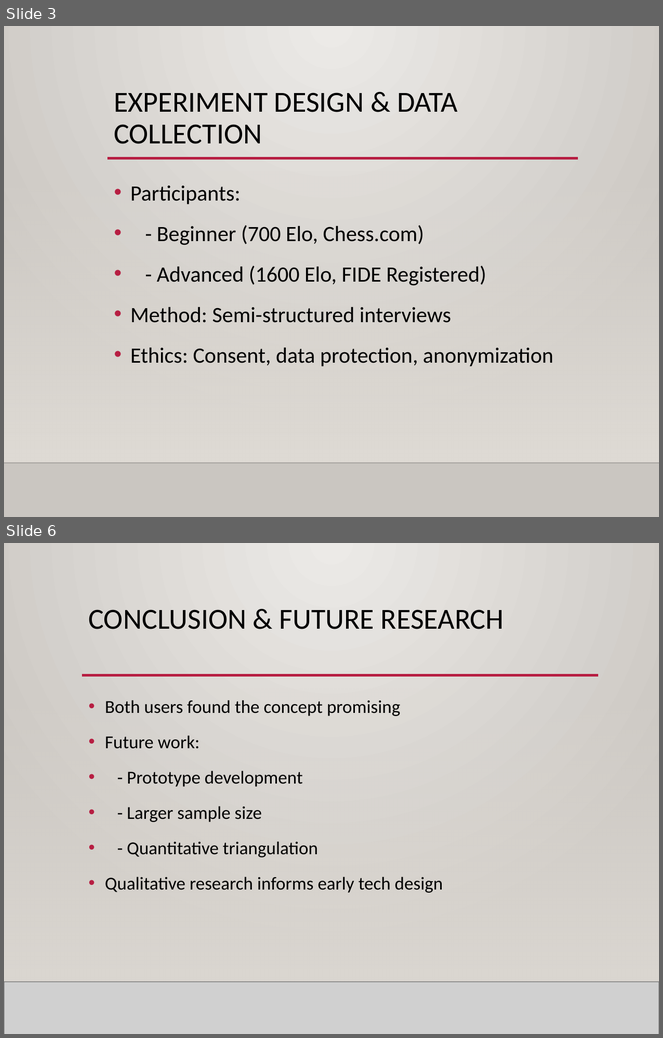
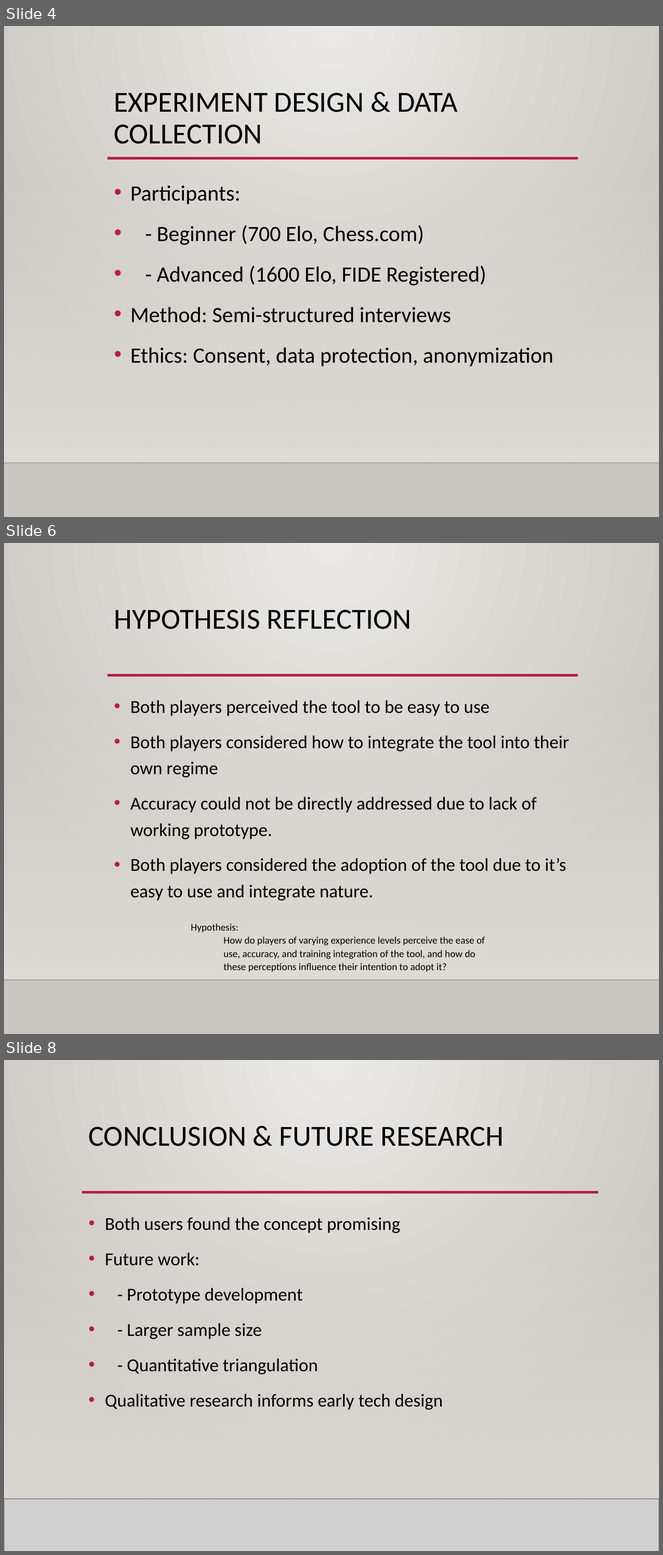
Before and after one commit to LeeLawliet/24_25_RD2, a slide deck: Oral_Review_Presentation_Lee_Xerri.pptx. Shown one above the other, each under a label of ours: slides 3 and 6 before the commit, slides 4, 6 and 8 after it; the slides between them are not shown. The pictures are 663x1038 and 663x1555 pixels, drawn with LibreOffice and Linux fonts; fonts in the diff are those of the drawing; grey boxes stand for pictures; background and template pictures are left out. Boxes give left, top, right and bottom in pixels: in the first picture for what was removed or moved away, otherwise in the second. Text is boxed around its words. In the diff, an @@ line names an element or a change of style, - is before the commit and + after.

```diff
--- a/Oral_Review_Presentation_Lee_Xerri.pptx
+++ b/Oral_Review_Presentation_Lee_Xerri.pptx
@@ slide 6 added at [4,543,659,1034], background gradient #ECEAE7 to #CAC7C1; not listed: 3 template elements that a slide beside it also shows @@
@@ title added at [114,610,411,629], 32 pt, text #000000 @@
+HYPOTHESIS REFLECTION
@@ text added at [130,700,569,901], 20 pt, text #000000 @@
+• Both players perceived the tool to be easy to use
+• Both players considered how to integrate the tool into their own regime
+• Accuracy could not be directly addressed due to lack of working prototype.
+• Both players considered the adoption of the tool due to it’s easy to use and integrate nature.
@@ text added at [191,924,485,972], 11 pt, text #000000 @@
+Hypothesis:
+  How do players of varying experience levels perceive the ease of use, accuracy, and training integration of the tool, and how do these perceptions influence their intention to adopt it?
@@ what was slide 3 is now slide 4 @@
@@ what was slide 6 is now slide 8 @@
```
Also in this commit, not shown: 3 slides changed, 2 other slides added, 1 slide removed, 34 other files.
